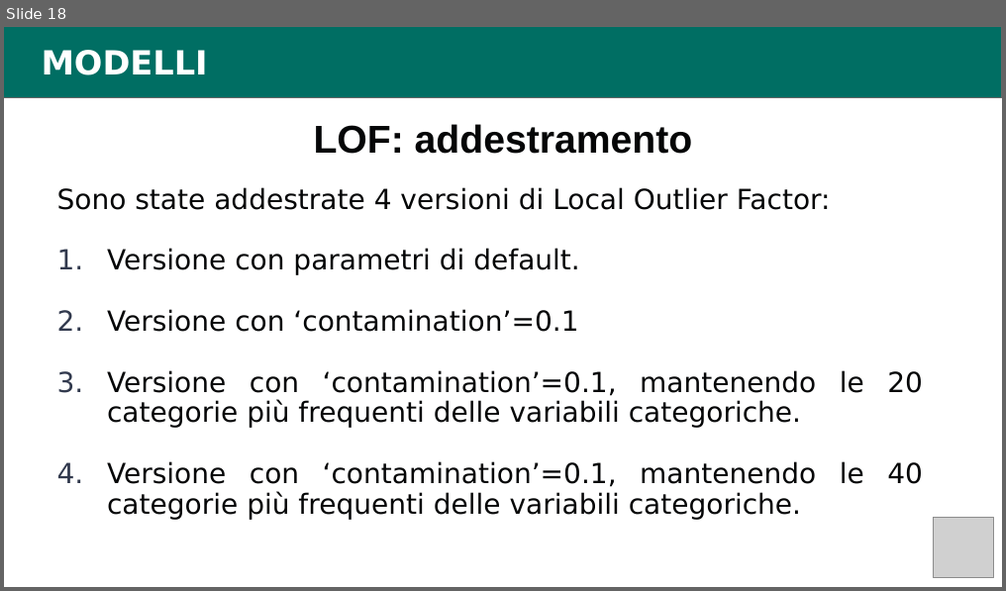
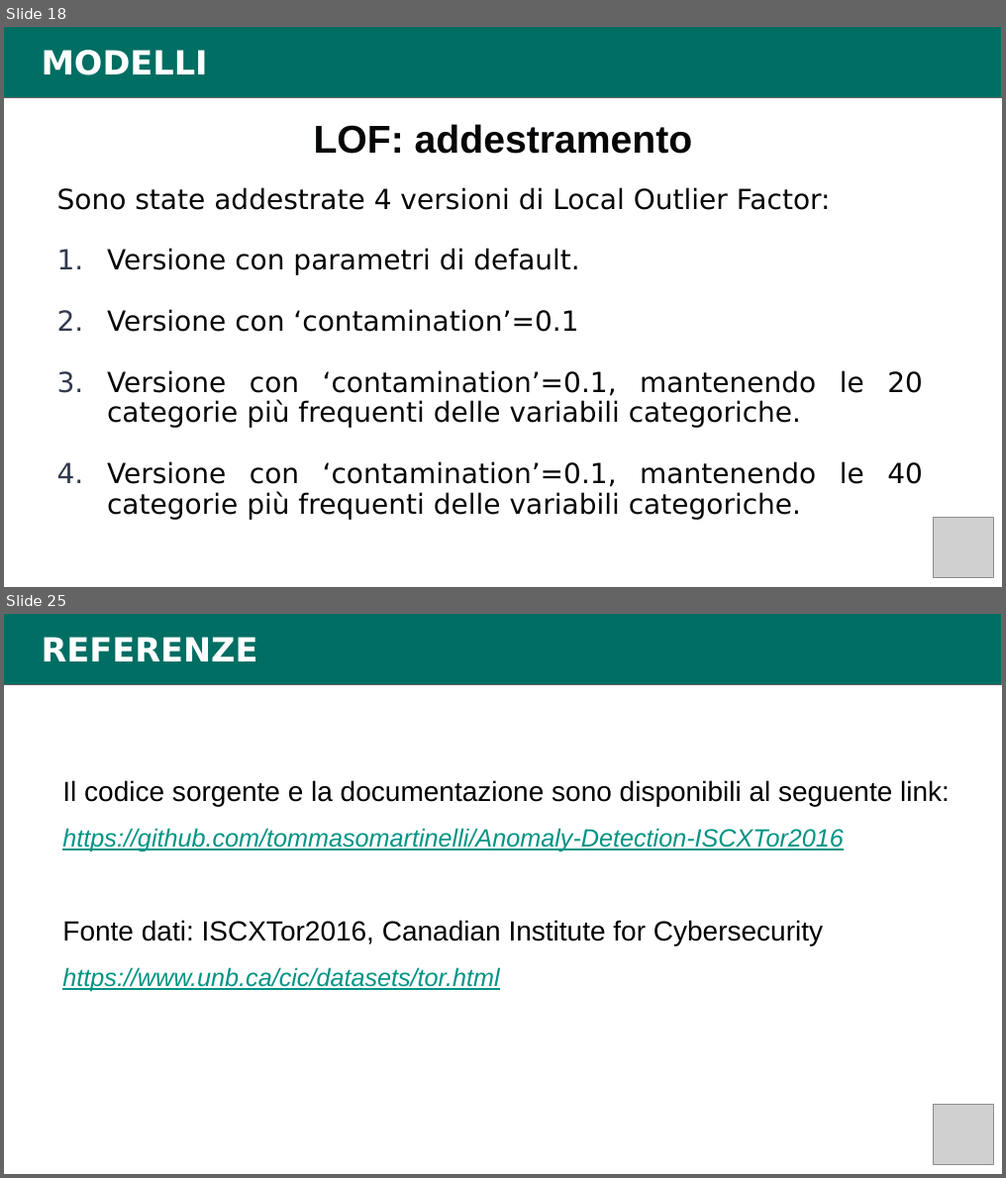
Before and after one commit to tommasomartinelli/Anomaly-Detection-ISCXTor2016, a slide deck: Doc/Presentazione_Intelligent_and_Secure_Network_Martinelli_Tommaso.pptx. Shown one above the other, each under a label of ours: slide 18 before the commit, slides 18 and 25 after it; the slides between them are not shown. The pictures are 1006x591 and 1006x1178 pixels, drawn with LibreOffice and Linux fonts; fonts in the diff are those of the drawing; grey boxes stand for pictures. Boxes give left, top, right and bottom in pixels: in the first picture for what was removed or moved away, otherwise in the second. Text is boxed around its words. In the diff, an @@ line names an element or a change of style, - is before the commit and + after.

```diff
--- a/Doc/Presentazione_Intelligent_and_Secure_Network_Martinelli_Tommaso.pptx
+++ b/Doc/Presentazione_Intelligent_and_Secure_Network_Martinelli_Tommaso.pptx
@@ slide 25 added at bbox=[4, 613, 1002, 1174], background #FFFFFF @@
@@ rectangle added at bbox=[4, 613, 1002, 685], fill #006E63, outline #666666 0.75 pt @@
@@ text added at bbox=[42, 637, 258, 662], 24 pt, text #FFFFFF, bold @@
+REFERENZE
@@ text added at bbox=[62, 780, 949, 992], 20 pt, text #000000 @@
+Il codice sorgente e la documentazione sono disponibili al seguente link:
+https://github.com/tommasomartinelli/Anomaly-Detection-ISCXTor2016
+Fonte dati: ISCXTor2016, Canadian Institute for Cybersecurity
+https://www.unb.ca/cic/datasets/tor.html
@@ picture added at bbox=[933, 1105, 994, 1165] @@
```
Also in this commit, not shown: 2 slides changed, 5 other slides added.
